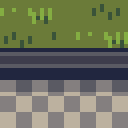
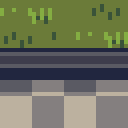
Layers edited between the first and the second 128 × 128 image:
painted on "Arrière-plan" over [left=0, top=80, right=128, bottom=128]
